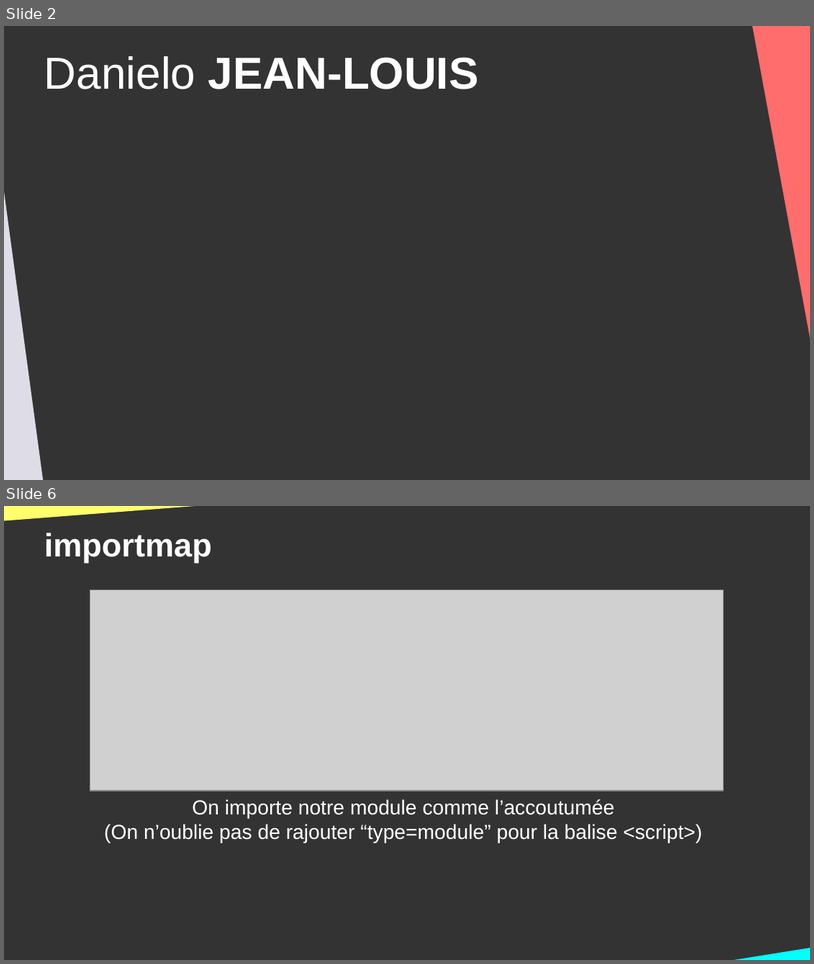
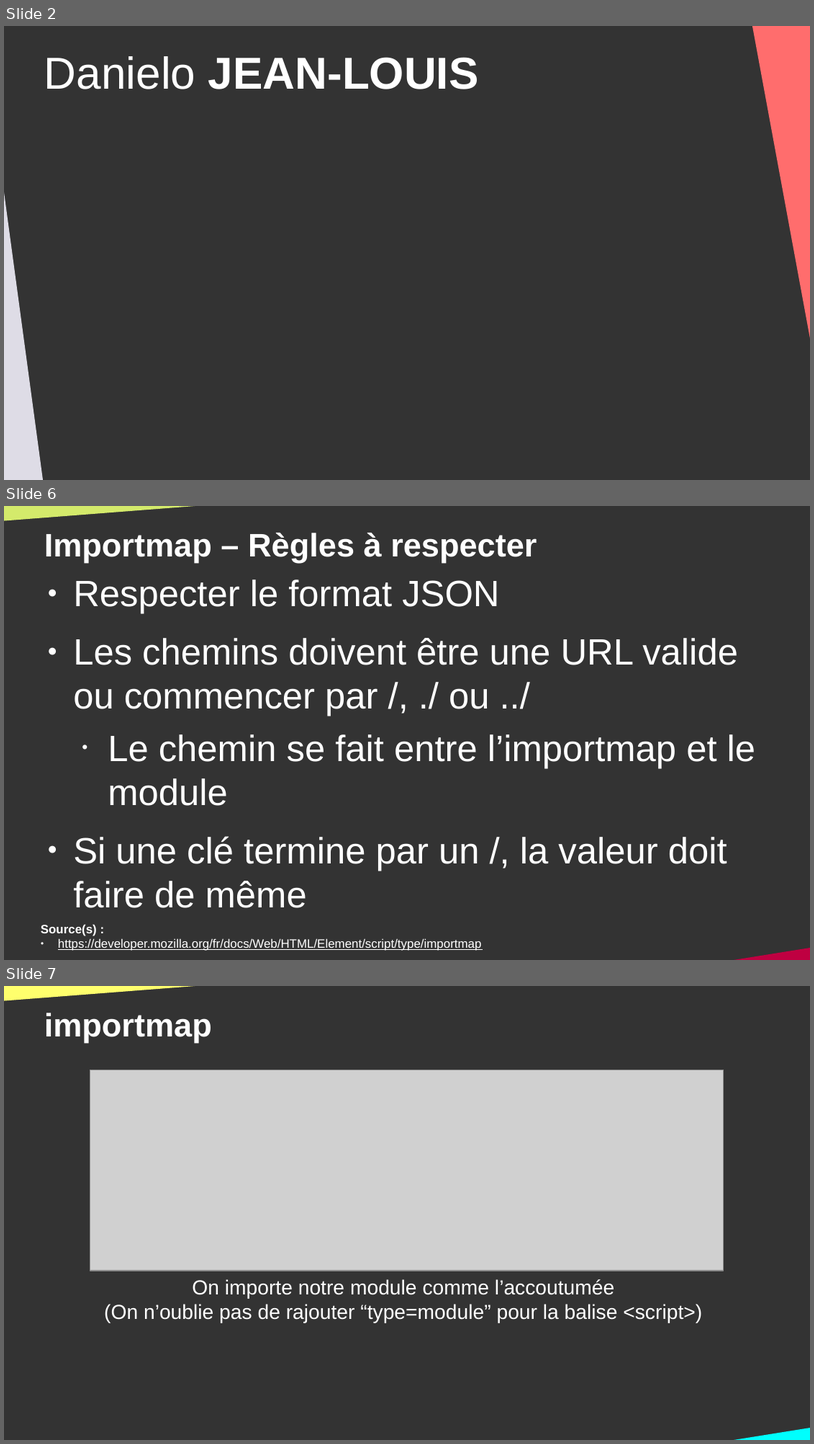
Before and after one commit to DanYellow/cours, a slide deck: developpement-web-et-dispositif-interactif-s6/travaux-pratiques/numero-3/presentation.odp. Shown one above the other, each under a label of ours: slides 2 and 6 before the commit, slides 2, 6 and 7 after it; the slides between them are not shown. The pictures are 814x964 and 814x1444 pixels, drawn with LibreOffice and Linux fonts; fonts in the diff are those of the drawing; grey boxes stand for pictures. Boxes give left, top, right and bottom in pixels: in the first picture for what was removed or moved away, otherwise in the second. Text is boxed around its words. In the diff, an @@ line names an element or a change of style, - is before the commit and + after.

```diff
--- a/developpement-web-et-dispositif-interactif-s6/travaux-pratiques/numero-3/presentation.odp
+++ b/developpement-web-et-dispositif-interactif-s6/travaux-pratiques/numero-3/presentation.odp
@@ slide 6 added at (4,506,810,960), background #333333 @@
@@ right triangle added at (4,506,286,523), fill #D4EA6B @@
@@ title added at (44,533,537,562), 32 pt, text #FFFFFF, bold @@
+Importmap – Règles à respecter
@@ text added at (73,579,756,870), 36 pt, text #FFFFFF @@
+● Respecter le format JSON
+● Les chemins doivent être une URL valide ou commencer par /, ./ ou ../
+  • Le chemin se fait entre l’importmap et le module
+● Si une clé termine par un /, la valeur doit faire de même
@@ text added at (41,924,482,950), 12 pt, text #FFFFFF, underline @@
+Source(s) :
+● https://developer.mozilla.org/fr/docs/Web/HTML/Element/script/type/importmap
@@ right triangle added at (689,921,810,960), fill #BF0041 @@
@@ what was slide 6 is now slide 7 @@
```
Also in this commit, not shown: 9 slides changed, 3 other slides added, 1 other file.
